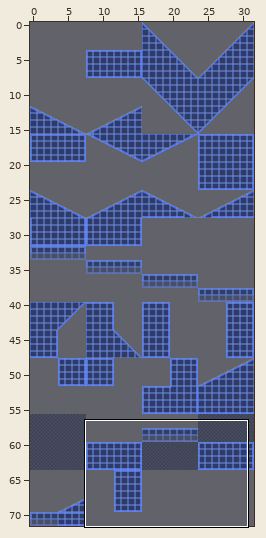
A Tiled map gets an edit: assets/levels/R0/tilemap128.tmx. The first picture is a wide view before the edit; the outline marks the close-up.
Close-up. Earlier state:
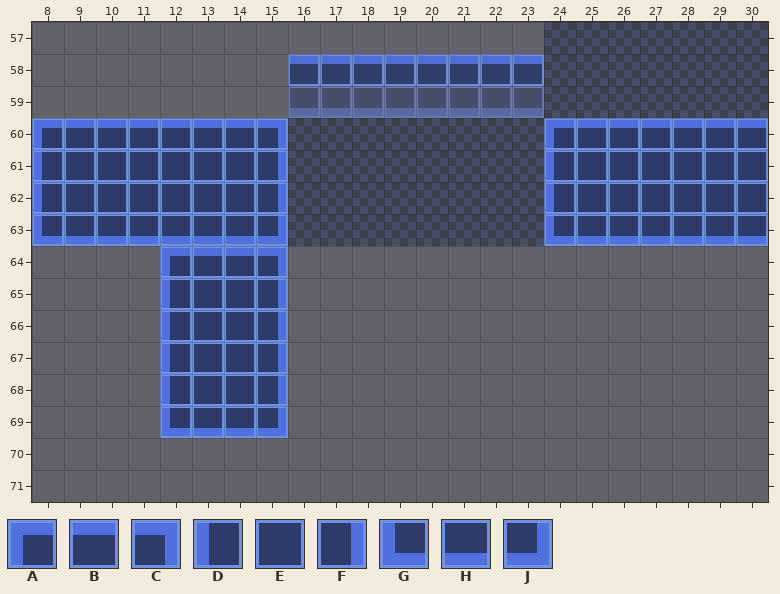
Cells are 16x16 px. Shown: x 8..30, y 57..71.
Key: from "16x16": A 1, B 2, C 3, D 9, E 10, F 11, G 17, H 18, J 19.
_ is an empty cell.
Layers that did not change in this view are not listed.
Layer "solid" before, first column x 8:
57 _______________________
58 _______________________
59 _______________________
60 ABBBBBBC________ABBBBBB
61 DEEEEEEF________DEEEEEE
62 DEEEEEEF________DEEEEEE
63 GHHHHHHJ________GHHHHHH
64 ____ABBC_______________
65 ____DEEF_______________
66 ____DEEF_______________
67 ____DEEF_______________
68 ____DEEF_______________
69 ____GHHJ_______________
70 _______________________
71 _______________________
Now the later version:
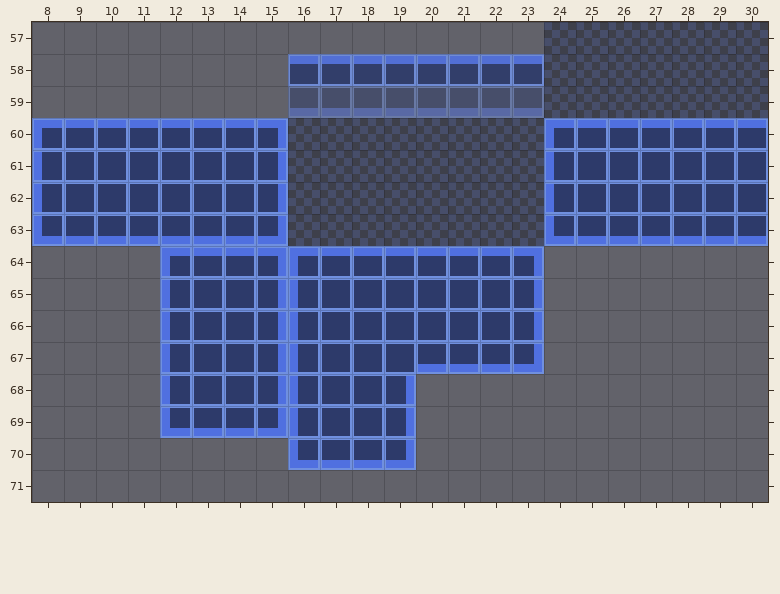
What changed:
Changed rows in their new state; . is an unchanged cell.
Layer "solid":
first column x 16:
64 ABBBBBBC
65 DEEEEEEF
66 DEEEEEEF
67 DEEEHHHJ
68 DEEF....
69 DEEF....
70 GHHJ....
Boxes around the changes in both close-ups, in picture pixels (x1, y1, x2, y2):
added: (288, 246, 544, 470)
